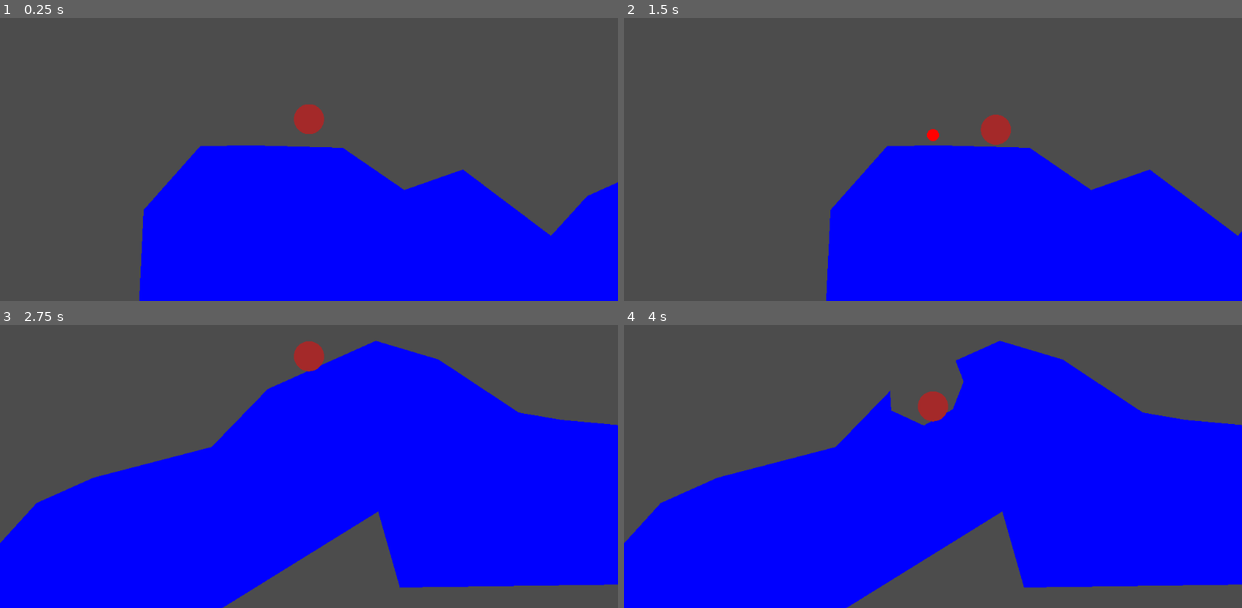
Above: before the commit, frames 1-4 (two rows, left to right).
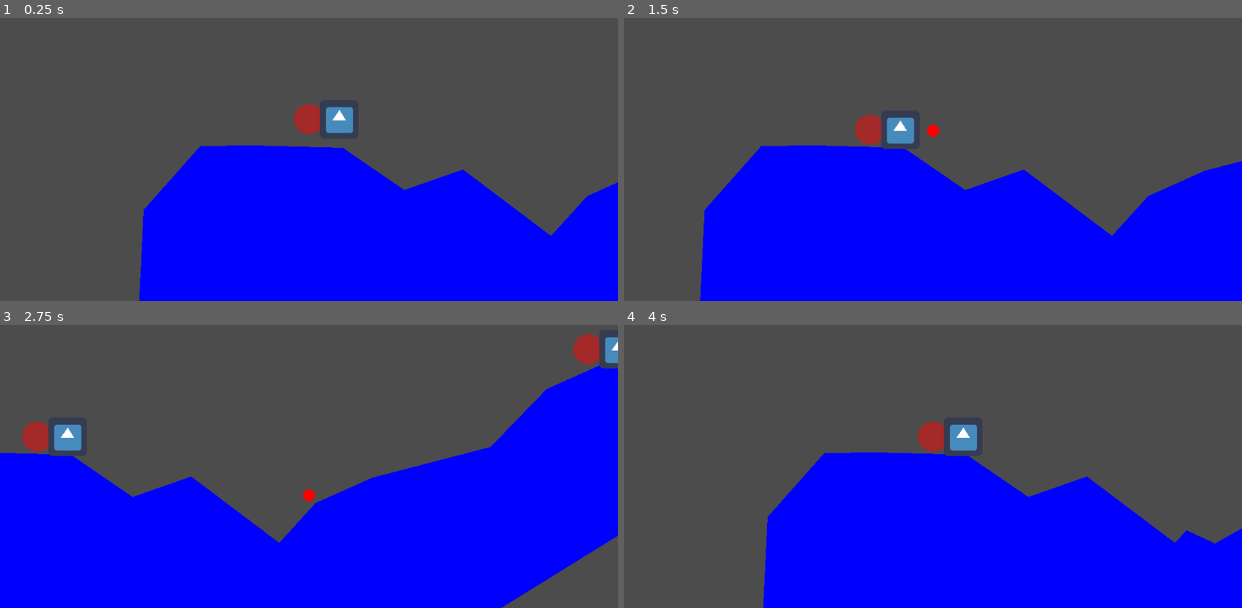
Above: after the commit, the same moments.

Repository: the-g-force/GGJ23
Game: Godot game, scene res://World/World.tscn
The game is run twice, just before and just after one commit, with the same random seed, the same clock (stepped at 60 frames per second) and the same inputs. The engine's default icon, where the game draws it, is replaced by a stand-in: a white triangle on a blue panel in a dark square.
Inputs (mouse positions are in pixels of both pictures, inside the frame that each line leads up to):
- Up to frame 1 (0.25 s): no input
- Up to frame 2 (1.5 s): move the mouse to (1068, 102) at 0.52 s; hold Space (p0_shoot) 0.53-1.28 s; tap Enter at 1.25 s; move the mouse to (809, 136) at 1.27 s; tap Space (p0_shoot) at 1.35 s
- Up to frame 3 (2.75 s): move the mouse to (370, 347) at 2.02 s; hold Space (p0_shoot) from 2.03 s (still down)
- Up to frame 4 (4 s): move the mouse to (902, 500) at 2.77 s; release Space (p0_shoot) at 2.78 s; tap Space (p0_shoot) at 2.85 s; move the mouse to (1118, 480) at 3.52 s; hold Space (p0_shoot) from 3.53 s (still down)

The runs differ from the first frame. In frame 1, 0.4% of the frame differs, in the area x 51-58%, y 31-41%; in frame 2, 19%; in frame 3, 35%; in frame 4, 40%, in the area x 0-100%, y 5-100%.

Commit message:
Add elevation input and visualization

Diff:
--- a/project/Potato/Potato.gd
+++ b/project/Potato/Potato.gd
@@ -1,6 +1,11 @@
 extends KinematicBody2D
 
 signal fired(bullet)
+
+## Radians per second
+const WEAPON_ROTATION_SPEED := TAU/8.0
+
+enum _Facing { LEFT, RIGHT }
 
 ## Index of the controlling player (0-based)
 export var player_index := 0
@@ -12,23 +17,37 @@
 var _velocity := Vector2.ZERO
 var _shoot_press_time := 0.0
 var _can_shoot := true
+var _facing = _Facing.RIGHT
+var _elevation := 0.0
+
+onready var _weapon_hinge := $WeaponHinge
 
 
 func _physics_process(delta:float)->void:
 	if not active:
 		return
 
-	$WeaponHinge.rotation = get_angle_to(get_global_mouse_position())
-
 	var action_prefix := "p%d_" % player_index
 	var direction := Input.get_axis(action_prefix + "left", action_prefix + "right")
 	var linear_velocity := Vector2(200*direction, 0)
+
+	if direction!=0:
+		_facing = _Facing.RIGHT if direction>0 else _Facing.LEFT
+		# Setting scale.x to -1 or 1 does not work because then the child's
+		# rotation gets unpredictable. Instead, later, the rotation is updated
+		# based on facing. Here, then, we have to flip the hinge's y scale so
+		# that it's not upside-down.
+		_weapon_hinge.scale.y = -1 if direction<0 else 1
 
 	# Only pull downward when in the air
 	if not is_on_floor():
 		linear_velocity.y = _GRAVITY
 
 	_velocity = move_and_slide(linear_velocity, Vector2.UP)
+
+	var elevation_input := Input.get_axis(action_prefix + "up", action_prefix + "down")
+	_elevation = clamp(_elevation + elevation_input * WEAPON_ROTATION_SPEED * delta, -TAU/4.0, 0)
+	_weapon_hinge.rotation = _elevation if _facing==_Facing.RIGHT else PI - _elevation
 
 	if Input.is_action_pressed("p0_shoot") and _shoot_press_time < 1.0 and _can_shoot:
 		_shoot_press_time += delta
--- a/project/Potato/Potato.tscn
+++ b/project/Potato/Potato.tscn
@@ -1,6 +1,7 @@
-[gd_scene load_steps=3 format=2]
+[gd_scene load_steps=4 format=2]
 
 [ext_resource path="res://Potato/Potato.gd" type="Script" id=1]
+[ext_resource path="res://icon.png" type="Texture" id=2]
 
 [sub_resource type="CircleShape2D" id=1]
 radius = 25.0
@@ -15,3 +16,7 @@
 
 [node name="Position2D" type="Position2D" parent="WeaponHinge"]
 position = Vector2( 50, 0 )
+
+[node name="Sprite" type="Sprite" parent="WeaponHinge"]
+position = Vector2( 50, 0 )
+texture = ExtResource( 2 )
--- a/project/project.godot
+++ b/project/project.godot
@@ -56,6 +56,30 @@
 , Object(InputEventJoypadButton,"resource_local_to_scene":false,"resource_name":"","device":1,"button_index":0,"pressure":0.0,"pressed":false,"script":null)
  ]
 }
+p0_up={
+"deadzone": 0.5,
+"events": [ Object(InputEventKey,"resource_local_to_scene":false,"resource_name":"","device":0,"alt":false,"shift":false,"control":false,"meta":false,"command":false,"pressed":false,"scancode":87,"physical_scancode":0,"unicode":0,"echo":false,"script":null)
+, Object(InputEventJoypadMotion,"resource_local_to_scene":false,"resource_name":"","device":0,"axis":1,"axis_value":-1.0,"script":null)
+ ]
+}
+p0_down={
+"deadzone": 0.5,
+"events": [ Object(InputEventKey,"resource_local_to_scene":false,"resource_name":"","device":0,"alt":false,"shift":false,"control":false,"meta":false,"command":false,"pressed":false,"scancode":83,"physical_scancode":0,"unicode":0,"echo":false,"script":null)
+, Object(InputEventJoypadMotion,"resource_local_to_scene":false,"resource_name":"","device":0,"axis":1,"axis_value":1.0,"script":null)
+ ]
+}
+p1_up={
+"deadzone": 0.5,
+"events": [ Object(InputEventKey,"resource_local_to_scene":false,"resource_name":"","device":0,"alt":false,"shift":false,"control":false,"meta":false,"command":false,"pressed":false,"scancode":16777232,"physical_scancode":0,"unicode":0,"echo":false,"script":null)
+, Object(InputEventJoypadMotion,"resource_local_to_scene":false,"resource_name":"","device":1,"axis":1,"axis_value":-1.0,"script":null)
+ ]
+}
+p1_down={
+"deadzone": 0.5,
+"events": [ Object(InputEventKey,"resource_local_to_scene":false,"resource_name":"","device":0,"alt":false,"shift":false,"control":false,"meta":false,"command":false,"pressed":false,"scancode":16777234,"physical_scancode":0,"unicode":0,"echo":false,"script":null)
+, Object(InputEventJoypadMotion,"resource_local_to_scene":false,"resource_name":"","device":1,"axis":1,"axis_value":1.0,"script":null)
+ ]
+}
 
 [physics]
 
